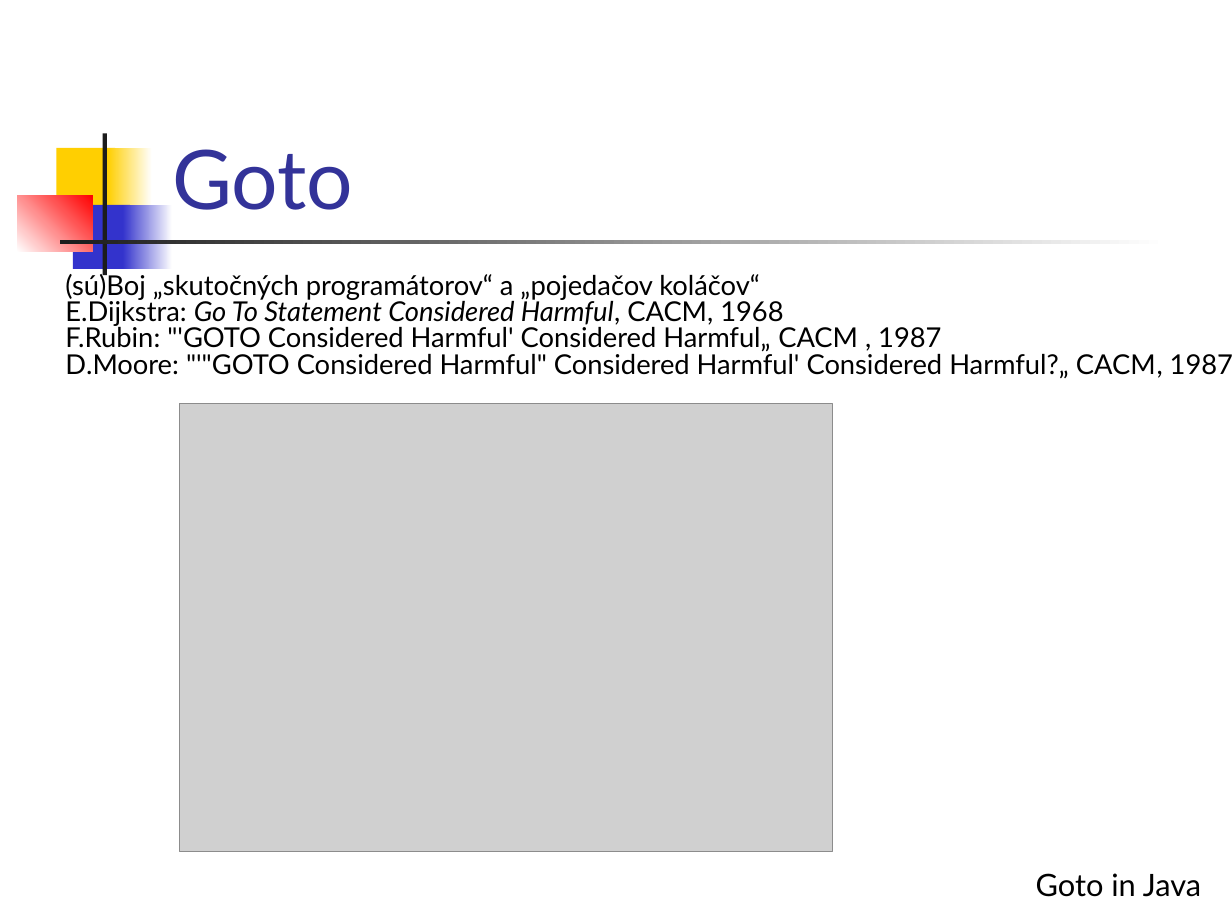
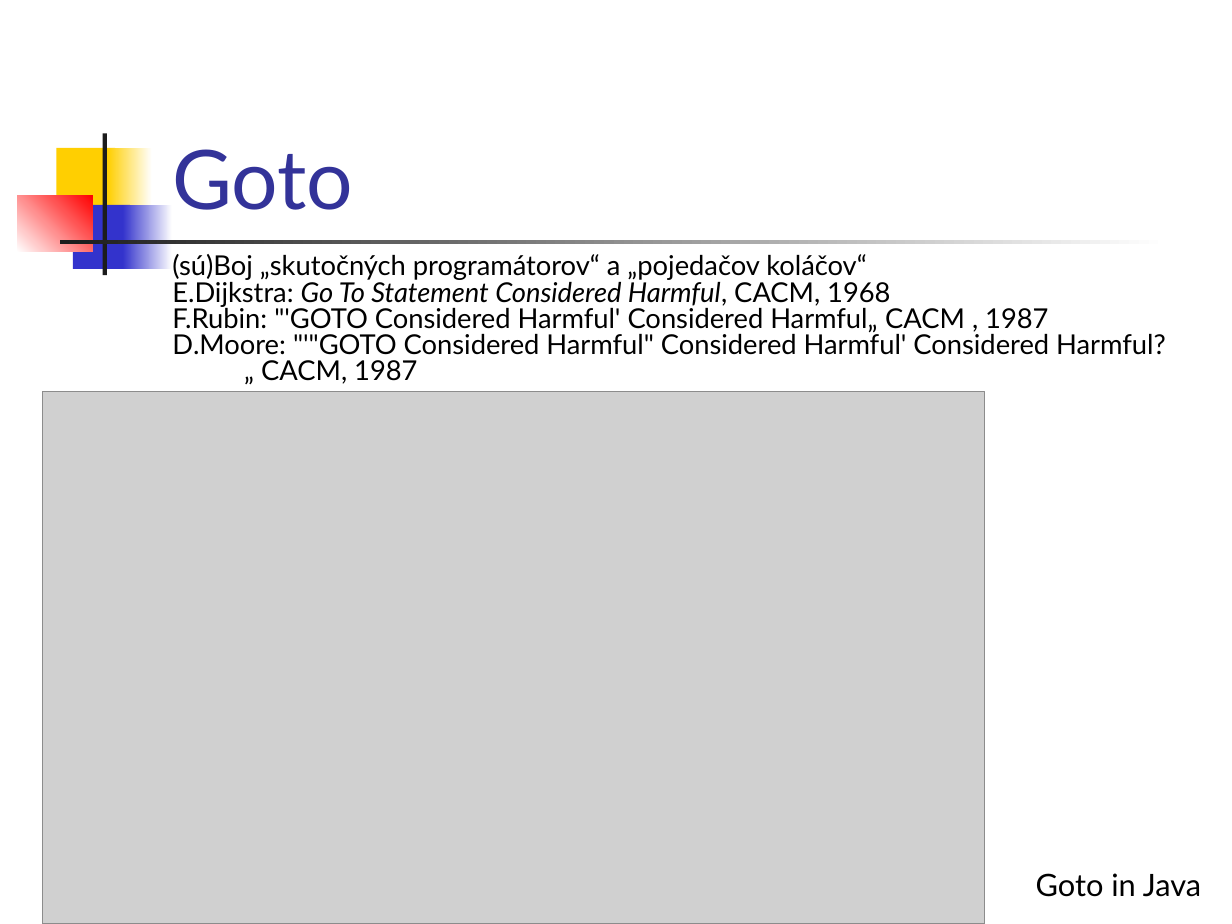
Before and after one commit to Programovanie4/Prednasky, a slide deck: slide 28 of 01/01_java.ppt (slide 27 before the commit). Drawn at 1232x924 pixels with LibreOffice and Linux fonts; fonts in the diff are those of the drawing; grey boxes stand for pictures. Boxes give left, top, right and bottom in pixels: in the first picture for what was removed or moved away, otherwise in the second. Text is boxed around its words. In the diff, an @@ line names an element or a change of style, - is before the commit and + after.

```diff
--- a/01/01_java.ppt
+++ b/01/01_java.ppt
@@ text "(sú)Boj „skutočných programátorov“ a „pojedačov ..." rewrapped from [65,271,1232,378] to [172,254,1166,384] @@
@@ picture: place and size @@
-picture at [180,404,833,851]
+picture at [42,392,984,924]
```
Also in this commit, not shown: 10 other slides changed, 1 slide added, 5 other files.
